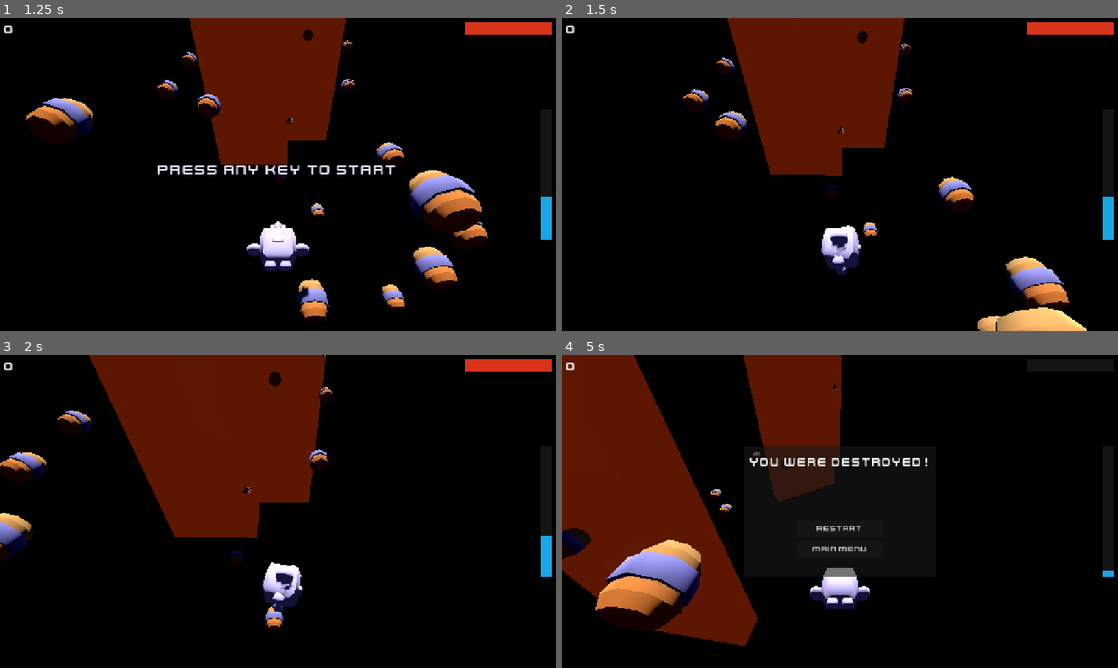
Above: before the commit, frames 1-4 (two rows, left to right).
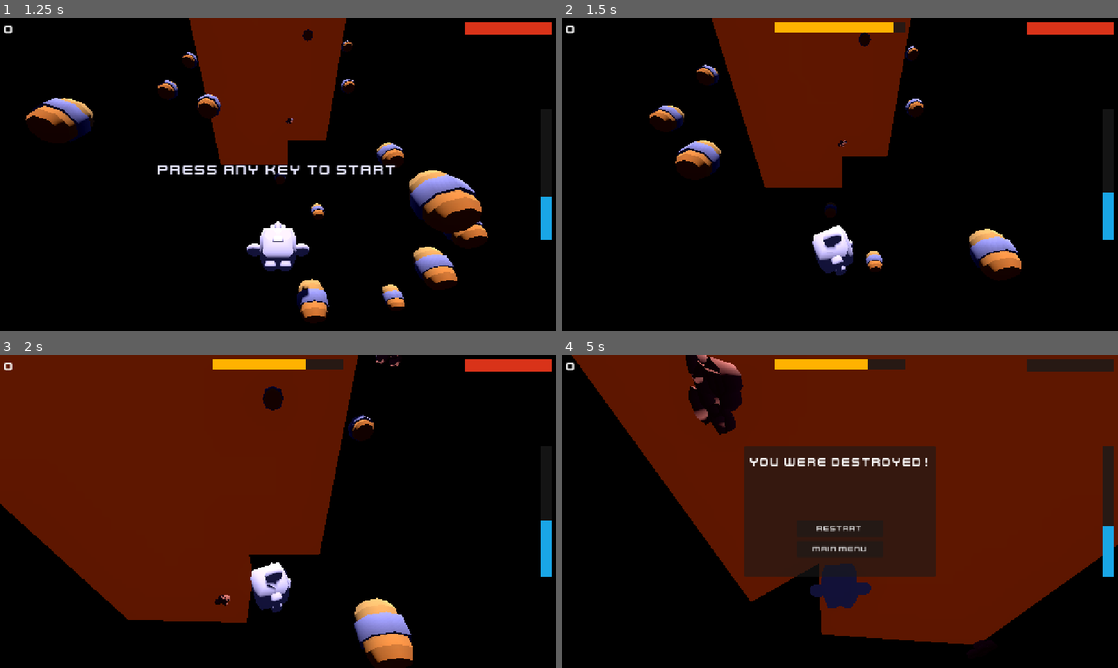
Above: after the commit, the same moments.

Repository: Dinozor/space-jumper
Game: Godot game, scene res://game/main/main.tscn
Same seed, same stepped clock (60 frames per second), same inputs: the game is played once before the commit and once after it.
Inputs (mouse positions are in pixels of both pictures, inside the frame that each line leads up to):
- Up to frame 1 (1.25 s): click "Play" at 0.5 s
- Up to frame 2 (1.5 s): tap Enter at 1.25 s; move the mouse to (962, 158) at 1.27 s; hold D (move_right) from 1.28 s (still down); click (962, 158) at 1.42 s
- Up to frame 3 (2 s): keep holding D (move_right)
- Up to frame 4 (5 s): move the mouse to (728, 527) at 2.02 s; release D (move_right) at 2.03 s; hold S (move_back) 2.03-2.78 s; move the mouse to (895, 442) at 2.77 s; hold D (move_right) 2.78-3.5 s; click (840, 527) at 3.5 s, where only the run after the commit has a clickable "Restart"; tap Enter at 4.25 s; move the mouse to (812, 574) at 4.27 s; hold W (move_forward) from 4.28 s (still down); click (812, 574) at 4.42 s

Frame 1 is identical in both runs. In frame 2, 9.0% of the frame differs, in the area x 15-100%, y 0-100%; in frame 3, 30%; in frame 4, 68%, in the area x 0-100%, y 0-93%.

Commit message:
feat(player): add jetpack boost intro sequence
On game start the player fires a 2.5-second jetpack (force 15 u/s up)
before normal gravity kicks in. This gives a moment of upward momentum
to establish the narrative fall-back-into-station fantasy. The jetpack
state is tracked inside Player (_jetpack_active / _jetpack_timer) and
exposed via start_jetpack() and get_jetpack_fuel_ratio(). Game wires
start_jetpack() on key press and hides the HUD fuel bar when
jetpack_depleted fires. A centred orange JetpackBar shows remaining
fuel during the boost. Both jetpack_duration and jetpack_force are
@export so they're tunable from the editor.

Co-Authored-By: Claude Sonnet 4.6 <noreply@anthropic.com>

Diff:
--- a/game/gameplay/game.gd
+++ b/game/gameplay/game.gd
@@ -24,6 +24,7 @@
 	_level_manager.player = _player
 	_player.died.connect(_on_player_died)
 	_player.damaged.connect(_on_player_damaged)
+	_player.jetpack_depleted.connect(_on_jetpack_depleted)
 	_drift_tracker.drifted_out.connect(_on_player_drifted_out)
 	_level_manager.station_reached.connect(_on_station_reached)
 	_level_manager.left_behind.connect(_on_player_left_behind)
@@ -42,6 +43,8 @@
 		(_player.position.y - _level_manager.fall_floor_y) / total, 0.0, 1.0
 	)
 	_hud.update_progress(progress)
+	if _game_started:
+		_hud.update_jetpack_fuel(_player.get_jetpack_fuel_ratio())
 
 
 func _unhandled_input(event: InputEvent) -> void:
@@ -59,7 +62,13 @@
 func _start_game() -> void:
 	_game_started = true
 	_player.set_physics_process(true)
+	_player.start_jetpack()
 	_hud.show_start_prompt(false)
+	_hud.show_jetpack_bar(true)
+
+
+func _on_jetpack_depleted() -> void:
+	_hud.show_jetpack_bar(false)
 
 
 func _on_player_damaged(_amount: int) -> void:
--- a/game/player/player.gd
+++ b/game/player/player.gd
@@ -6,6 +6,7 @@
 signal jumped
 signal damaged(amount: int)
 signal died
+signal jetpack_depleted
 
 const MOVE_SPEED: float = 8.0
 const BOUNCE_FORCE: float = 12.0
@@ -14,10 +15,14 @@
 @export var max_fall_speed: float = 20.0
 @export var rotation_speed: float = 10.0
 @export var max_tilt_angle: float = 0.35
+@export var jetpack_duration: float = 2.5
+@export var jetpack_force: float = 15.0
 
 var stats: PlayerStats = PlayerStats.new()
 
 var _velocity: Vector3 = Vector3.ZERO
+var _jetpack_active: bool = false
+var _jetpack_timer: float = 0.0
 
 @onready var _mesh: Node3D = $Mesh
 
@@ -27,6 +32,17 @@
 	_apply_movement()
 	_apply_velocity(delta)
 	_rotate_mesh(delta)
+
+
+func start_jetpack() -> void:
+	_jetpack_active = true
+	_jetpack_timer = jetpack_duration
+
+
+func get_jetpack_fuel_ratio() -> float:
+	if not _jetpack_active:
+		return 0.0
+	return _jetpack_timer / jetpack_duration
 
 
 func bounce(normal: Vector3) -> void:
@@ -44,6 +60,13 @@
 
 
 func _apply_gravity(delta: float) -> void:
+	if _jetpack_active:
+		_velocity.y = jetpack_force
+		_jetpack_timer -= delta
+		if _jetpack_timer <= 0.0:
+			_jetpack_active = false
+			jetpack_depleted.emit()
+		return
 	_velocity.y += GRAVITY * delta
 	_velocity.y = maxf(_velocity.y, -max_fall_speed)
 
--- a/game/ui/hud.gd
+++ b/game/ui/hud.gd
@@ -8,6 +8,7 @@
 @onready var _score_label: Label = $ScoreLabel
 @onready var _health_bar: ProgressBar = $HealthBar
 @onready var _station_bar: ProgressBar = $StationBar
+@onready var _jetpack_bar: ProgressBar = $JetpackBar
 @onready var _drift_warning: Label = $DriftWarning
 @onready var _start_prompt: Label = $StartPromptLabel
 
@@ -24,6 +25,7 @@
 	_health_bar.max_value = float(PlayerStats.MAX_HEALTH)
 	_style_bar(_health_bar, Color(0.85, 0.2, 0.1, 1.0))
 	_style_bar(_station_bar, Color(0.1, 0.65, 0.9, 1.0))
+	_style_bar(_jetpack_bar, Color(1.0, 0.7, 0.0, 1.0))
 
 
 func update_score(value: int) -> void:
@@ -36,6 +38,14 @@
 
 func update_progress(value: float) -> void:
 	_station_bar.value = value
+
+
+func update_jetpack_fuel(ratio: float) -> void:
+	_jetpack_bar.value = ratio
+
+
+func show_jetpack_bar(show: bool) -> void:
+	_jetpack_bar.visible = show
 
 
 func show_drift_warning(show: bool) -> void:
--- a/game/ui/hud.tscn
+++ b/game/ui/hud.tscn
@@ -44,6 +44,20 @@
 show_percentage = false
 fill_mode = 3
 
+[node name="JetpackBar" type="ProgressBar" parent="."]
+anchor_left = 0.5
+anchor_top = 0.0
+anchor_right = 0.5
+anchor_bottom = 0.0
+offset_left = -150.0
+offset_top = 10.0
+offset_right = 150.0
+offset_bottom = 34.0
+max_value = 1.0
+value = 1.0
+show_percentage = false
+visible = false
+
 [node name="DriftWarning" type="Label" parent="."]
 anchor_left = 0.5
 anchor_top = 0.0
Not shown, changed: CLAUDE.md
